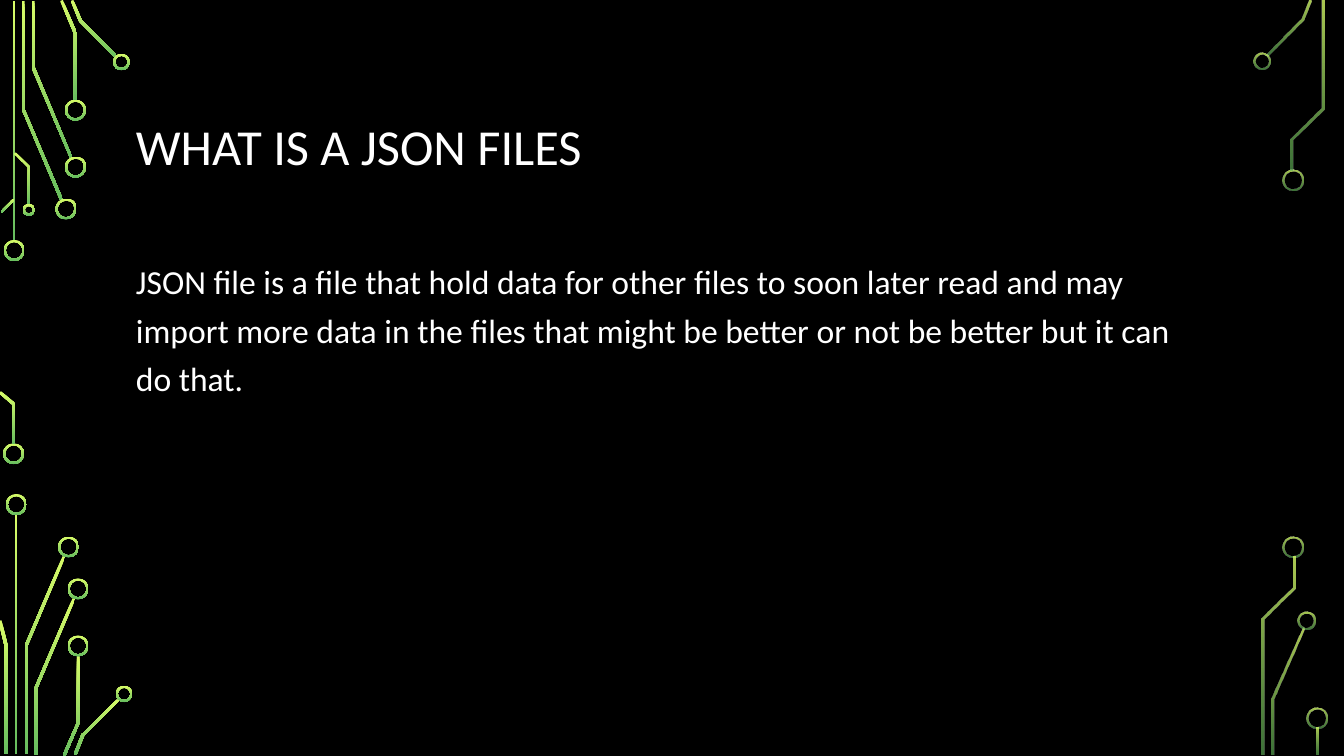
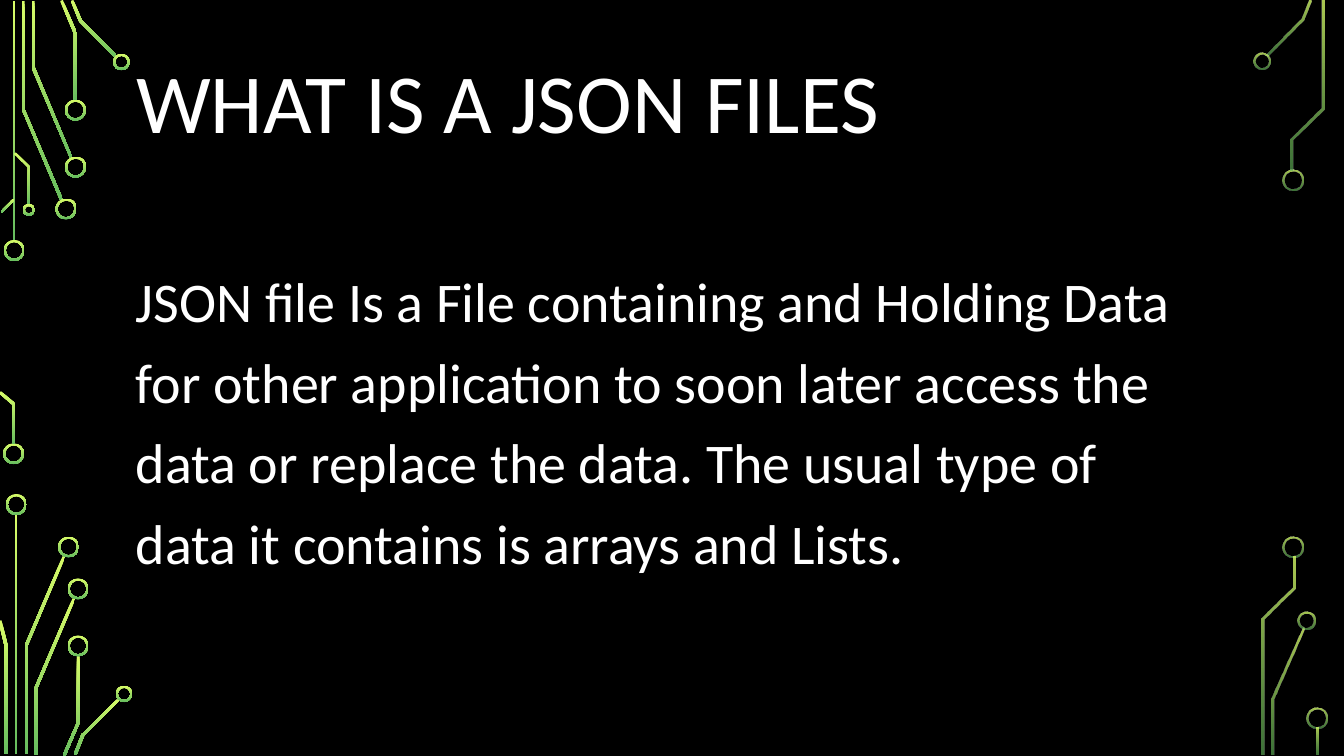
Before and after one commit to csmith1188/docpacs2122, a slide deck: slide 2 of docpac_mar18/JasonLara/WORKING WITH JSON FILES.pptx. Drawn at 1344x756 pixels with LibreOffice and Linux fonts; fonts in the diff are those of the drawing; background and template pictures are left out. Boxes give left, top, right and bottom in pixels: in the first picture for what was removed or moved away, otherwise in the second. Text is boxed around its words. In the diff, an @@ line names an element or a change of style, - is before the commit and + after.

```diff
--- a/docpac_mar18/JasonLara/WORKING WITH JSON FILES.pptx
+++ b/docpac_mar18/JasonLara/WORKING WITH JSON FILES.pptx
@@ title "WHAT IS A JSON FILES": place and size @@
-title "WHAT IS A JSON FILES" at (136, 132, 581, 166)
+title "WHAT IS A JSON FILES" at (136, 78, 879, 134)
@@ title "WHAT IS A JSON FILES" at (136, 78, 879, 134): size 36 to 60 pt @@
@@ text at (136, 283, 1169, 573): text changed; size 24 to 40 pt @@
-JSON file is a file that hold data for other files to soon later read and may import more data in the files that might be better or not be better but it can do that.
+JSON file Is a File containing and Holding Data for other application to soon later access the data or replace the data. The usual type of data it contains is arrays and Lists.
```
Also in this commit, not shown: 1 other slide changed, 1 slide added, 1 slide removed.
